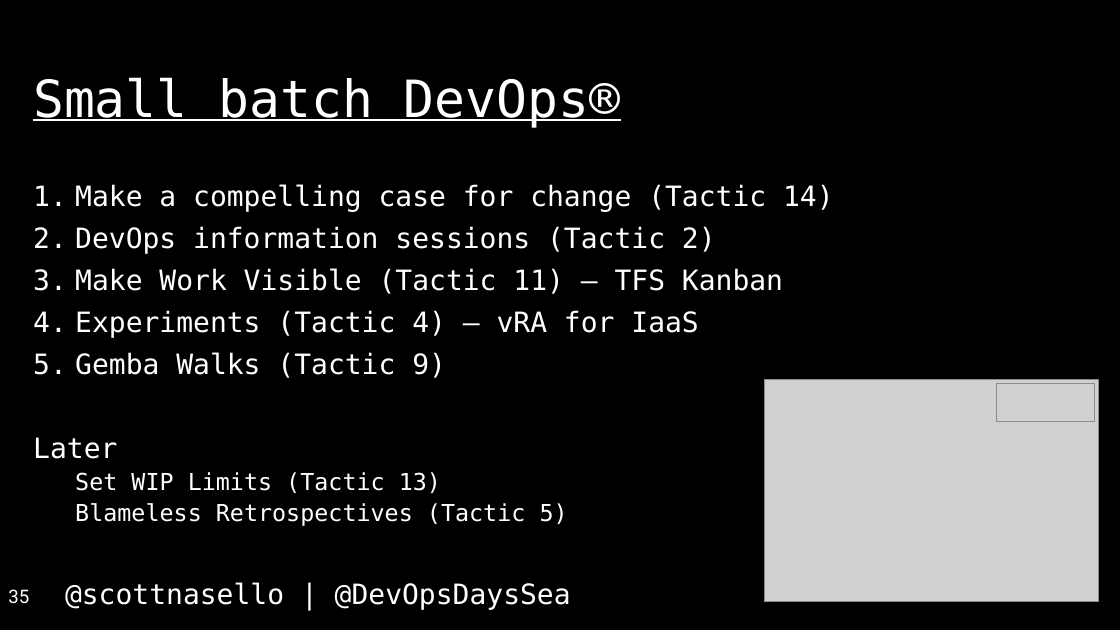
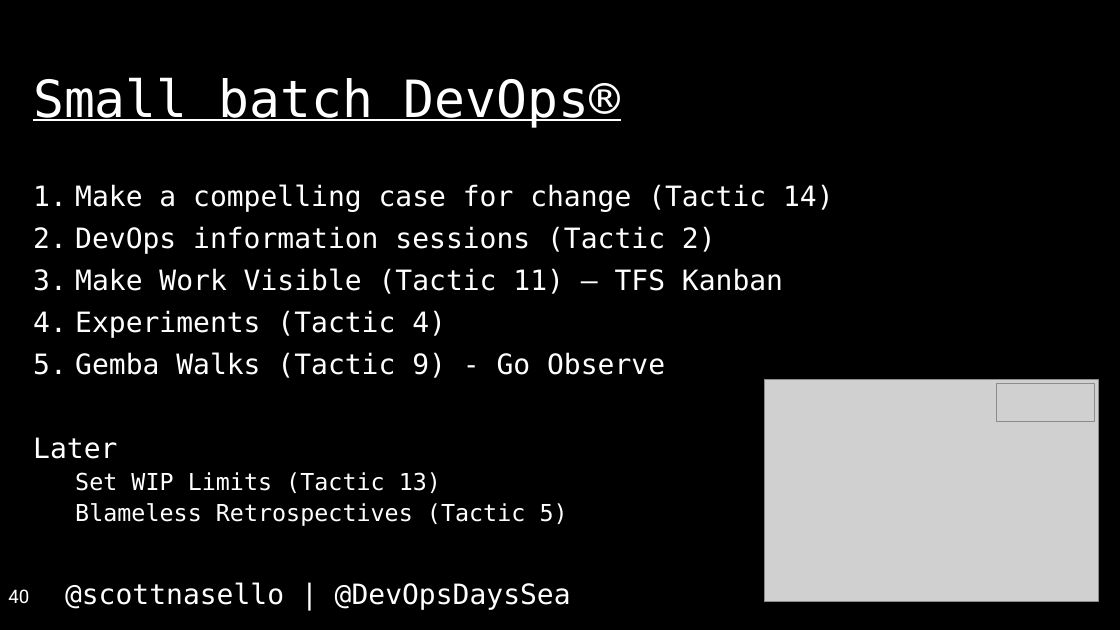
Before and after one commit to scottnasello/talks, a slide deck: slide 40 of 2017-04-26 Seattle DevOpsDays/DevOpsDays Seattle.pptx (slide 35 before the commit). Drawn at 1120x630 pixels with LibreOffice and Linux fonts; fonts in the diff are those of the drawing; grey boxes stand for pictures. Boxes give left, top, right and bottom in pixels: in the first picture for what was removed or moved away, otherwise in the second. Text is boxed around its words. In the diff, an @@ line names an element or a change of style, - is before the commit and + after.

```diff
--- a/2017-04-26 Seattle DevOpsDays/DevOpsDays Seattle.pptx
+++ b/2017-04-26 Seattle DevOpsDays/DevOpsDays Seattle.pptx
@@ text at [75, 310, 665, 378]: text changed @@
-4. Experiments (Tactic 4) – vRA for IaaS
-5. Gemba Walks (Tactic 9)
+4. Experiments (Tactic 4)
+5. Gemba Walks (Tactic 9) - Go Observe
@@ page number at [8, 589, 29, 603]: text changed @@
-35
+40
```
Also in this commit, not shown: 18 other slides changed, 6 slides added, 1 other file.
